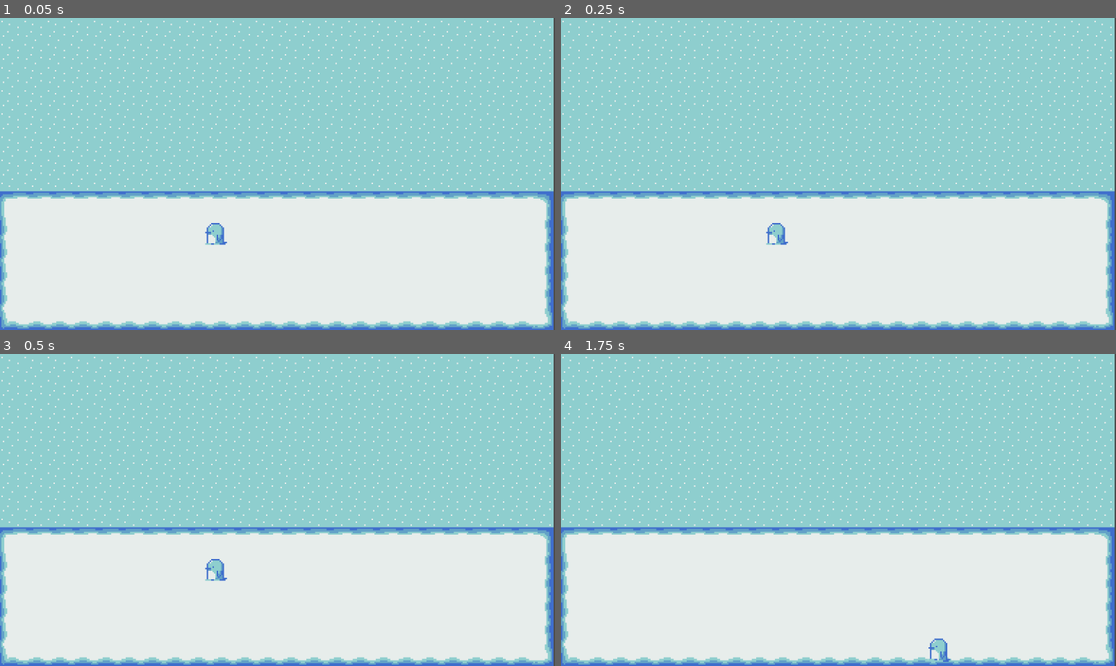
Above: before the commit, frames 1-4 (two rows, left to right).
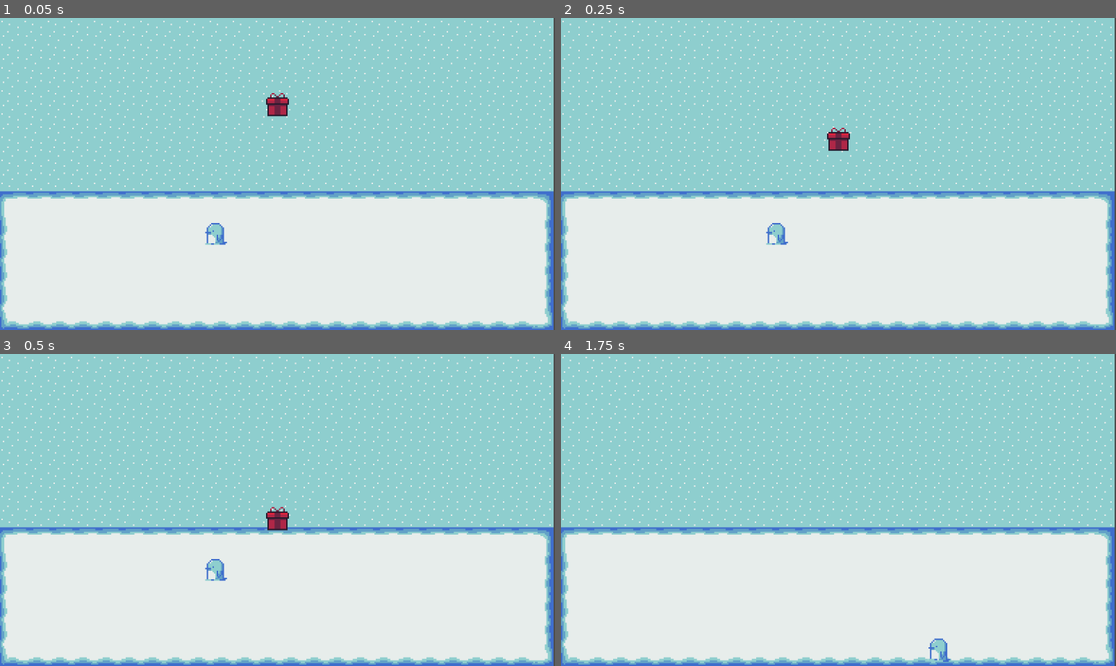
Above: after the commit, the same moments.

Repository: emilykrohn/Waddle
Game: Godot game, scene res://Scenes/main.tscn
Two runs of this game, one before a commit and one after it. Both use one fixed random seed, a clock stepped at 60 frames per second and the inputs below.
Inputs:
- Up to frame 1 (0.05 s): no input
- Up to frame 2 (0.25 s): no input
- Up to frame 3 (0.5 s): no input
- Up to frame 4 (1.75 s): hold D (right) 0.53-1.28 s; hold S (down) from 1.28 s (still down)

The runs differ from the first frame. In frame 1, 0.3% of the frame differs, in the area x 47-53%, y 24-32%; in frame 2, 0.2%; in frame 3, 0.3%, in the area x 47-53%, y 48-57%; in frame 4, nothing differs.

Commit message:
Red present moves down

Diff:
--- a/Scenes/main.tscn
+++ b/Scenes/main.tscn
@@ -1,8 +1,9 @@
-[gd_scene load_steps=7 format=3 uid="uid://bkrbp0p2aas26"]
+[gd_scene load_steps=8 format=3 uid="uid://bkrbp0p2aas26"]
 
 [ext_resource type="Texture2D" uid="uid://dobi8qq8uc3d4" path="res://Art/Background/Sky.png" id="1_eugpk"]
 [ext_resource type="Texture2D" uid="uid://fwhgkqwnd0t2" path="res://Art/Background/Snow.png" id="2_ldagl"]
 [ext_resource type="PackedScene" uid="uid://xum6wyd7p7pt" path="res://Scenes/player.tscn" id="3_60fi8"]
+[ext_resource type="PackedScene" uid="uid://bjlvxxxqbb7c4" path="res://Scenes/red_present.tscn" id="4_7uexl"]
 
 [sub_resource type="TileSetAtlasSource" id="TileSetAtlasSource_i55v1"]
 texture = ExtResource("1_eugpk")
@@ -66,3 +67,6 @@
 
 [node name="Player" parent="." instance=ExtResource("3_60fi8")]
 position = Vector2(150, 173)
+
+[node name="RedPresent" parent="." instance=ExtResource("4_7uexl")]
+position = Vector2(193, 78)
--- a/Scenes/red_present.tscn
+++ b/Scenes/red_present.tscn
@@ -1,7 +1,8 @@
-[gd_scene load_steps=4 format=3 uid="uid://bjlvxxxqbb7c4"]
+[gd_scene load_steps=5 format=3 uid="uid://bjlvxxxqbb7c4"]
 
 [ext_resource type="Texture2D" uid="uid://ck7co1xgon268" path="res://Art/Present/RedPresent.png" id="1_4cs5y"]
 [ext_resource type="Script" path="res://Scripts/red_present.gd" id="1_q6x0m"]
+[ext_resource type="Script" path="res://Scripts/PresentMovement.gd" id="3_01hxc"]
 
 [sub_resource type="RectangleShape2D" id="RectangleShape2D_rghea"]
 size = Vector2(20, 19)
@@ -15,3 +16,7 @@
 [node name="CollisionShape2D" type="CollisionShape2D" parent="."]
 position = Vector2(0, 1.5)
 shape = SubResource("RectangleShape2D_rghea")
+
+[node name="PresentMovement" type="Node" parent="."]
+unique_name_in_owner = true
+script = ExtResource("3_01hxc")
--- /dev/null
+++ b/Scripts/PresentMovement.gd
@@ -0,0 +1,4 @@
+extends Node
+
+func movement(SPEED):
+	get_parent().position.y += SPEED
--- a/Scripts/red_present.gd
+++ b/Scripts/red_present.gd
@@ -3,4 +3,4 @@
 const COLOR = "Red"
 
 func _process(delta):
-	pass
+	$%PresentMovement.movement(2)
